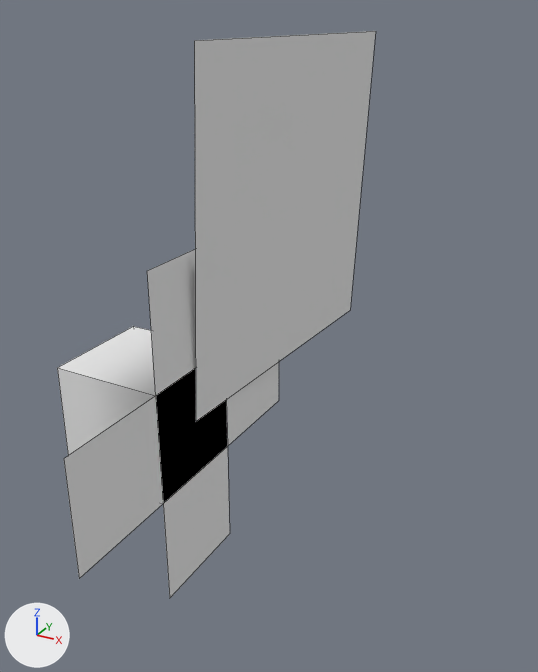
The OBJ model Assets/Arte/Crops/Strawberrry/Strawberry_fase_1/Strawberry_fase_1.obj, before and after one commit.
Rendered twice from a 50 mm camera at (0.374, -0.45, 0.32) aimed at (0.092, 0.063, 0.064). The axes (+X, +Y, +Z) are drawn at lower left. The lights are the same throughout. Mesh edges are drawn as thin lines. Where no turn or scale is listed for an object, it has been applied to the vertices. Vertices at the same position are counted once.
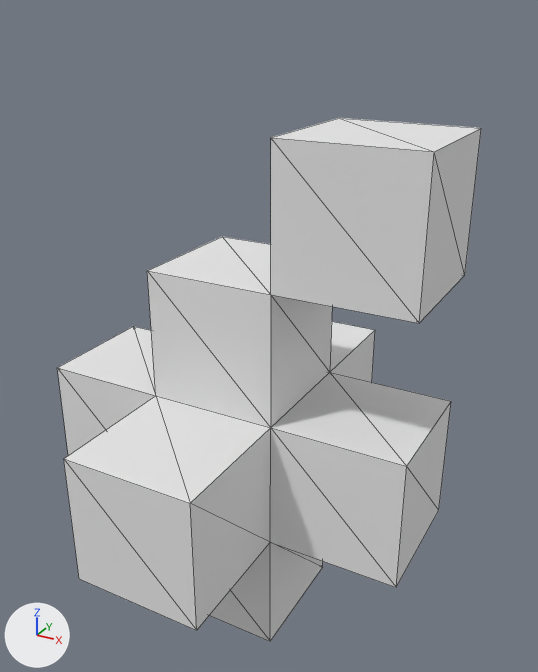
The newer file is also turned or shifted as a whole; pictures and numbers use the older file's frame.

Changed parts and their boxes (x1, y1, x2, y2) in the pictures (538 x 672 px):
'plane.004', reshaped (33% wider, 8% shorter)
    before: (57, 31, 376, 598)
    after: (57, 118, 481, 641)
part 1 of me_plane_004, deleted
    before: (194, 31, 376, 421)
part 2 of me_plane_004, built on
    before: (57, 249, 279, 598)
    after: (57, 118, 481, 641)

Edits to the bpy script that builds the scene:
```text
Change me_plane_004:
    used by ob_plane_004; location = (0.0, 0.0, 0.0)
    remove me_plane_004.from_pydata(...)  # 20 vertices, 11 faces; spans x -0.045..0.081, y -0.15..0.301, z -0.15..0.301
    add me_plane_004.from_pydata(...)  # 38 vertices, 72 faces; spans x -0.045..0.255, y -0.15..0.15, z -0.15..0.25
    me_plane_004 part 1: the loose piece of 4 vertices spanning x 0.055..0.081, y 0.001..0.301, z 0.001..0.301 is deleted
    me_plane_004 part 2
    10 faces are deleted
    4 vertices are added at (0.155, -0.05, 0.25), (0.155, 0.05, 0.25), (0.255, -0.05, 0.25), (0.255, 0.05, 0.25)
    12 new vertices lie (0.1, 0.0, 0.0) away from vertices in x 0.055, y -0.15..0.15, z -0.15..0.15
    6 new vertices lie (0.1, 0.0, 0.0) away from vertices in x 0.155, y -0.05..0.05, z -0.05..0.15
    72 new faces join them
```
